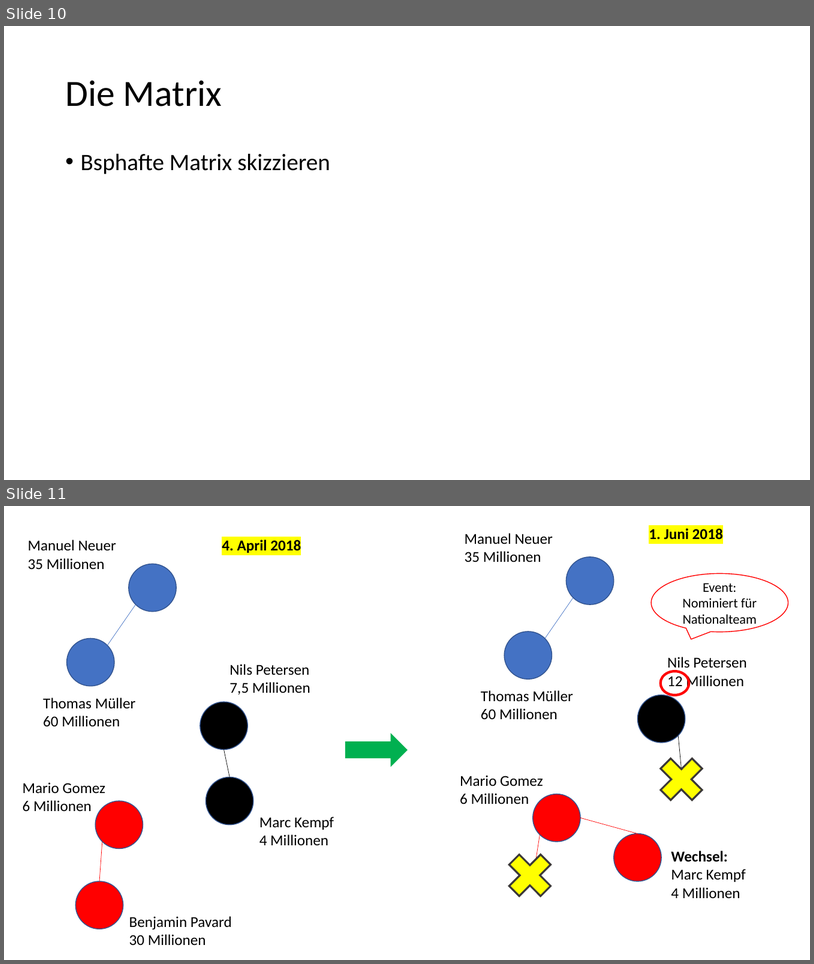
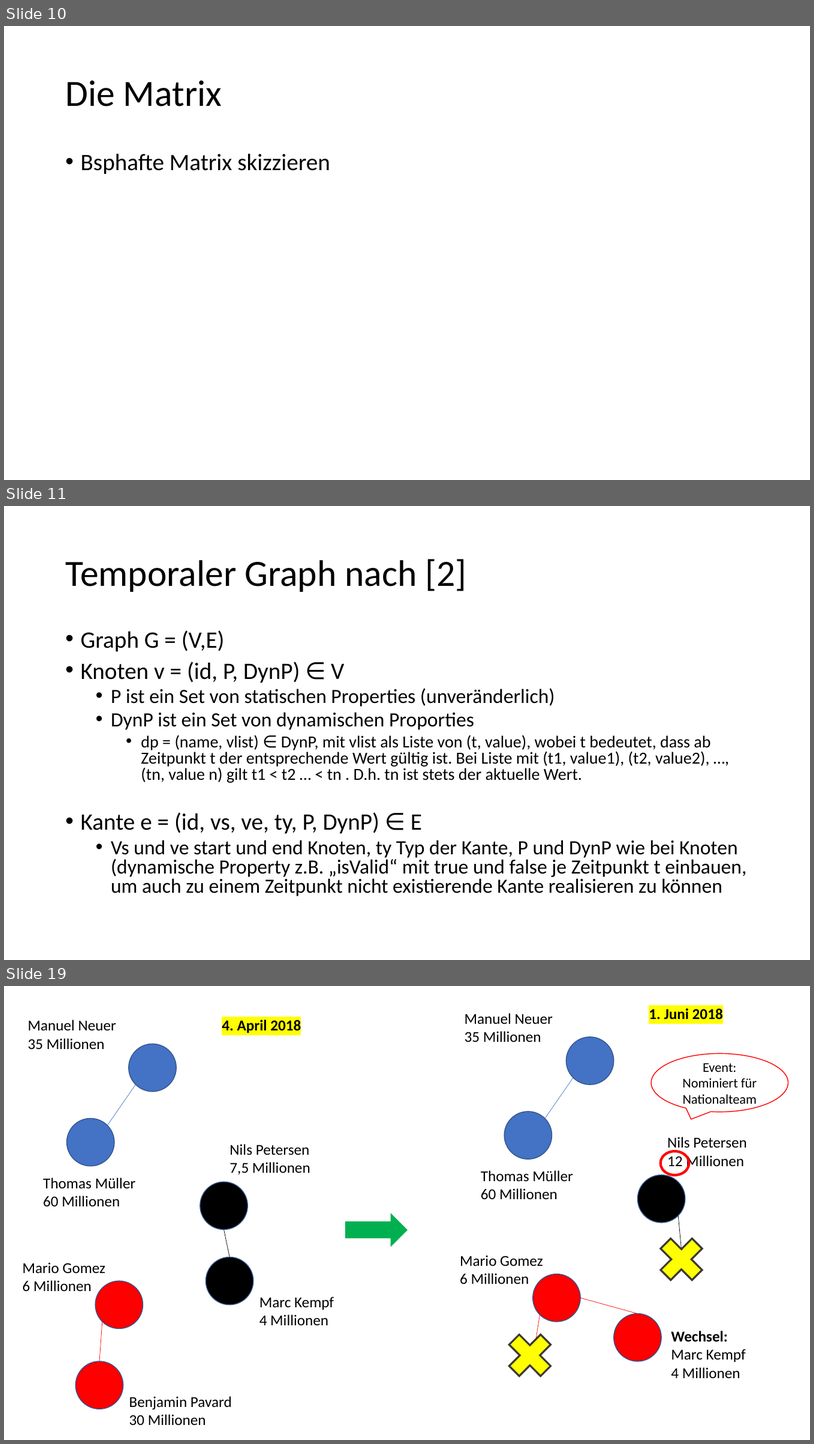
Before and after one commit to johnsonaux/temporale-graphen, a slide deck: Bewertungsmatrix.pptx. Shown one above the other, each under a label of ours: slides 10 and 11 before the commit, slides 10, 11 and 19 after it; the slides between them are not shown. The pictures are 814x964 and 814x1444 pixels, drawn with LibreOffice and Linux fonts; fonts in the diff are those of the drawing. Boxes give left, top, right and bottom in pixels: in the first picture for what was removed or moved away, otherwise in the second. Text is boxed around its words. In the diff, an @@ line names an element or a change of style, - is before the commit and + after.

```diff
--- a/Bewertungsmatrix.pptx
+++ b/Bewertungsmatrix.pptx
@@ slide 11 added at bbox=[4, 506, 810, 960], background #FFFFFF @@
@@ title added at bbox=[65, 559, 467, 592], 44 pt, text #000000 @@
+Temporaler Graph nach [2]
@@ text added at bbox=[81, 630, 747, 896], 24 pt, text #000000 @@
+• Graph G = (V,E)
+• Knoten v = (id, P, DynP) ∈ V
+  • P ist ein Set von statischen Properties (unveränderlich)
+  • DynP ist ein Set von dynamischen Proporties
+    • dp = (name, vlist) ∈ DynP, mit vlist als Liste von (t, value), wobei t bedeutet, dass ab Zeitpunkt t der entsprechende Wert gültig ist. Bei Liste mit (t1, value1), (t2, value2), …, (tn, value n) gilt t1 < t2 … < tn . D.h. tn ist stets der aktuelle Wert.
+• Kante e = (id, vs, ve, ty, P, DynP) ∈ E
+  • Vs und ve start und end Knoten, ty Typ der Kante, P und DynP wie bei Knoten (dynamische Property z.B. „isValid“ mit true und false je Zeitpunkt t einbauen, um auch zu einem Zeitpunkt nicht existierende Kante realisieren zu können
@@ what was slide 11 is now slide 19 @@
```
Also in this commit, not shown: 1 slide changed, 8 other slides added, 2 other files.
